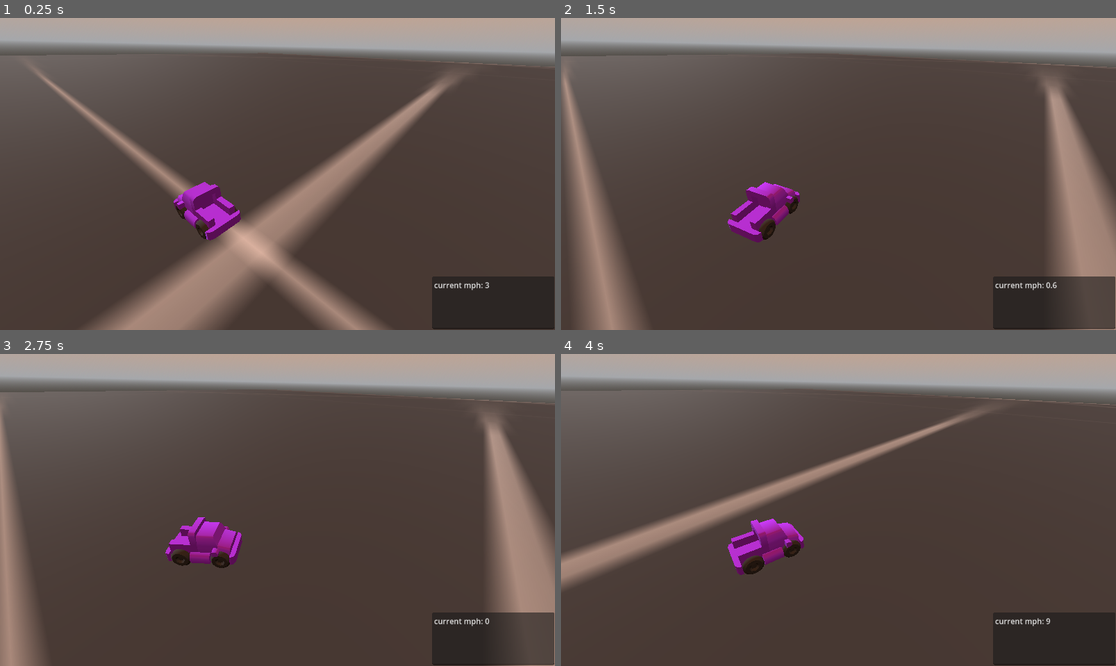
Above: before the commit, frames 1-4 (two rows, left to right).
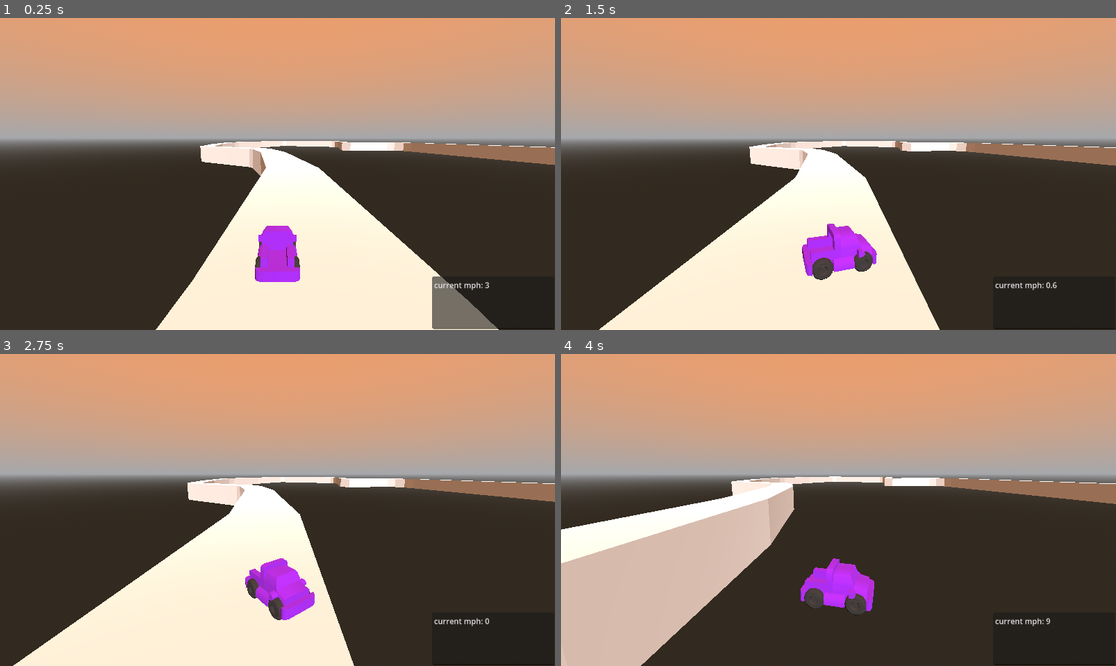
Above: after the commit, the same moments.

Repository: Dgarc359/driving-demo-01
Game: Godot game, scene res://scenes/main.tscn
The game is run twice, just before and just after one commit, with the same random seed, the same clock (stepped at 60 frames per second) and the same inputs.
Inputs:
- Up to frame 1 (0.25 s): no input
- Up to frame 2 (1.5 s): tap Enter (ui_accept) at 0.5, 0.77 s; hold Right (ui_right) 0.53-1.28 s; hold Down (ui_down) from 1.28 s (still down)
- Up to frame 3 (2.75 s): tap Enter (ui_accept) at 1.52 s; release Down (ui_down) at 2.03 s; hold Right (ui_right) from 2.03 s (still down)
- Up to frame 4 (4 s): release Right (ui_right) at 2.78 s; hold Up (ui_up) 2.78-3.53 s; tap Enter (ui_accept) at 3.02, 3.77 s; hold Left (ui_left) from 3.53 s (still down)

The runs differ from the first frame. In frame 1, 75% of the frame differs, in the area x 0-100%, y 0-100%; in frame 2, 78%; in frame 3, 77%; in frame 4, 61%.

Commit message:
add new levels, fix driving feel, add to gitignore

Diff:
--- a/project.godot
+++ b/project.godot
@@ -14,3 +14,7 @@
 run/main_scene="res://scenes/main.tscn"
 config/features=PackedStringArray("4.3", "Forward Plus")
 config/icon="res://icon.svg"
+
+[debug]
+
+shapes/paths/geometry_width=100.0
--- a/scenes/car-controller.tscn
+++ b/scenes/car-controller.tscn
@@ -22,7 +22,7 @@
 shape = SubResource("CapsuleShape3D_thmew")
 
 [node name="Camera3D" type="Camera3D" parent="."]
-transform = Transform3D(0.756105, -0.360322, 0.546328, 0.0190465, 0.84655, 0.531969, -0.654173, -0.391818, 0.646943, 2.03827, 2.02924, 0.953221)
+transform = Transform3D(-2.85839e-08, -0.173648, 0.984808, -2.58756e-09, 0.984808, 0.173648, -1, 2.41529e-09, -2.8599e-08, 2.39152, 1.6114, -3.32639e-08)
 
 [node name="vehicle-suv3" parent="." instance=ExtResource("2_7c08d")]
 
--- a/scenes/level_one.tscn
+++ b/scenes/level_one.tscn
@@ -1,15 +1,7 @@
-[gd_scene load_steps=9 format=3 uid="uid://cyin8sti7epx7"]
+[gd_scene load_steps=6 format=3 uid="uid://cyin8sti7epx7"]
 
 [ext_resource type="PackedScene" uid="uid://bcthqpogl584w" path="res://scenes/car-controller.tscn" id="1_co805"]
-[ext_resource type="Texture2D" uid="uid://cyfn7blaxqq2e" path="res://assets/texture/texture_04.png" id="2_cs8oi"]
-
-[sub_resource type="BoxShape3D" id="BoxShape3D_7ma7d"]
-size = Vector3(15.2419, 0.378326, 16.088)
-
-[sub_resource type="BoxMesh" id="BoxMesh_3ikmi"]
-
-[sub_resource type="StandardMaterial3D" id="StandardMaterial3D_3m3qu"]
-albedo_texture = ExtResource("2_cs8oi")
+[ext_resource type="PackedScene" uid="uid://cn2mfrey10boj" path="res://scenes/race_track_02.tscn" id="2_4bni2"]
 
 [sub_resource type="ProceduralSkyMaterial" id="ProceduralSkyMaterial_5b20i"]
 sky_top_color = Color(0.943029, 0.614926, 0.40657, 1)
@@ -23,23 +15,13 @@
 
 [node name="LevelOne" type="Node3D"]
 
-[node name="Car-controller" parent="." instance=ExtResource("1_co805")]
-transform = Transform3D(1, 0, 0, 0, 1, 0, 0, 0, 1, 0, 0.187388, 0)
-
-[node name="StaticBody3D" type="StaticBody3D" parent="."]
-transform = Transform3D(7.4, 0, 0, 0, 1, 0, 0, 0, 7.4, 0, 0, 0)
-
-[node name="CollisionShape3D" type="CollisionShape3D" parent="StaticBody3D"]
-transform = Transform3D(1, 0, 0, 0, 1, 0, 0, 0, 1, -0.0452881, -0.00379944, 0.00836182)
-shape = SubResource("BoxShape3D_7ma7d")
-
-[node name="MeshInstance3D" type="MeshInstance3D" parent="StaticBody3D"]
-transform = Transform3D(15.0838, 0, 0, 0, 0.340329, 0, 0, 0, 15.9793, 0, 0, 0)
-mesh = SubResource("BoxMesh_3ikmi")
-surface_material_override/0 = SubResource("StandardMaterial3D_3m3qu")
-
 [node name="WorldEnvironment" type="WorldEnvironment" parent="."]
 environment = SubResource("Environment_od62a")
 
 [node name="DirectionalLight3D" type="DirectionalLight3D" parent="."]
 transform = Transform3D(0.00565973, 0.494139, -0.869365, -0.00321687, 0.869383, 0.494129, 0.999979, 0, 0.00651005, -8.17003, 6.31406, 0)
+
+[node name="Car-controller" parent="." instance=ExtResource("1_co805")]
+transform = Transform3D(-0.981141, 0, 0.193292, 0, 1, 0, -0.193292, 0, -0.981141, 1.14385, 1.05325, 0.149162)
+
+[node name="race-track-02" parent="." instance=ExtResource("2_4bni2")]
--- /dev/null
+++ b/scenes/parking_lot.tscn
@@ -0,0 +1,12 @@
+[gd_scene load_steps=4 format=3 uid="uid://dbohbht45vr6r"]
+
+[ext_resource type="PackedScene" uid="uid://cwyd5utcqbeyp" path="res://assets/3d-assets/parking-lot.glb" id="1_kupce"]
+[ext_resource type="Texture2D" uid="uid://cyfn7blaxqq2e" path="res://assets/texture/texture_04.png" id="2_llr5c"]
+
+[sub_resource type="StandardMaterial3D" id="StandardMaterial3D_3253l"]
+albedo_texture = ExtResource("2_llr5c")
+
+[node name="parking-lot" instance=ExtResource("1_kupce")]
+
+[node name="Cube" parent="." index="0"]
+material_override = SubResource("StandardMaterial3D_3253l")
--- /dev/null
+++ b/scenes/race_track.tscn
@@ -0,0 +1,5 @@
+[gd_scene load_steps=2 format=3 uid="uid://j4m62lwbne0p"]
+
+[ext_resource type="PackedScene" uid="uid://bbf10khxube03" path="res://assets/3d-assets/race-track.glb" id="1_qr6kh"]
+
+[node name="race-track" instance=ExtResource("1_qr6kh")]
--- /dev/null
+++ b/scenes/race_track_02.tscn
@@ -0,0 +1,5 @@
+[gd_scene load_steps=2 format=3 uid="uid://cn2mfrey10boj"]
+
+[ext_resource type="PackedScene" uid="uid://1sgsclam6koo" path="res://assets/3d-assets/race-track-02.glb" id="1_bjauo"]
+
+[node name="race-track-02" instance=ExtResource("1_bjauo")]
--- /dev/null
+++ b/scenes/rigid_car.tscn
@@ -0,0 +1,20 @@
+[gd_scene load_steps=4 format=3 uid="uid://b8ojl8ywwa5q3"]
+
+[ext_resource type="Script" path="res://scripts/rigid_car.gd" id="1_33xpx"]
+[ext_resource type="PackedScene" uid="uid://daeyrjy1b08ql" path="res://assets/3d-assets/vehicle-godot-suv.glb" id="2_s2g5y"]
+
+[sub_resource type="CapsuleShape3D" id="CapsuleShape3D_53pbp"]
+radius = 0.276137
+height = 1.05161
+
+[node name="RigidCar" type="RigidBody3D"]
+script = ExtResource("1_33xpx")
+
+[node name="CollisionShape3D" type="CollisionShape3D" parent="."]
+transform = Transform3D(1, 0, 0, 0, -4.37114e-08, 1, 0, -1, -4.37114e-08, 0, 0.272558, 0)
+shape = SubResource("CapsuleShape3D_53pbp")
+
+[node name="Camera3D" type="Camera3D" parent="."]
+transform = Transform3D(1, 0, 0, 0, 0.9319, 0.362715, 0, -0.362715, 0.9319, -0.00449359, 1.57482, 1.53294)
+
+[node name="vehicle-godot-suv" parent="." instance=ExtResource("2_s2g5y")]
--- /dev/null
+++ b/scenes/vehicle_godot_suv.tscn
@@ -0,0 +1,5 @@
+[gd_scene load_steps=2 format=3 uid="uid://dikke5wkfw0d8"]
+
+[ext_resource type="PackedScene" uid="uid://daeyrjy1b08ql" path="res://assets/3d-assets/vehicle-godot-suv.glb" id="1_fwjuf"]
+
+[node name="vehicle-godot-suv" instance=ExtResource("1_fwjuf")]
--- a/scripts/car_controller.gd
+++ b/scripts/car_controller.gd
@@ -36,7 +36,7 @@
 
 func rotate_model_to_direction(delta, dir: Vector3):
 	#var rotation_to_do = lerp(0.0, - dir.x, s.sample(delta))
-	var rotation_to_do = move_toward(0.0, - dir.x, 0.1 * s.sample(delta))
+	var rotation_to_do = move_toward(0.0, dir.x, 0.1 * s.sample(delta))
 
 	VEHICLE_MODEL.rotate_y(rotation_to_do)
 	forward_ray.rotate_object_local(Vector3.FORWARD, rotation_to_do)
@@ -57,7 +57,7 @@
 		velocity.y = JUMP_VELOCITY
 
 	var input_dir := Input.get_vector("ui_left", "ui_right", "ui_up", "ui_down")
-	var direction := (transform.basis * Vector3(input_dir.x, 0, input_dir.y)).normalized()
+	var direction := (transform.basis * Vector3(input_dir.x, 0, 0)).normalized()
 
 	if Input.is_action_pressed("ui_up"):
 		CURRENT_MPH = move_toward(CURRENT_MPH, CURRENT_MPH + 1, ACCELERATION)
@@ -72,7 +72,7 @@
 		# https://docs.godotengine.org/en/latest/tutorials/3d/using_transforms.html
 		# NO, the flipped X / Z are not incorrect
 		# SWITCHING these or changing this without understanding the consequences... is DIRE
-		velocity.z = move_toward(velocity.z, - ray_x_basis.x * CURRENT_MPH, TRACTION)
-		velocity.x = ray_x_basis.z * CURRENT_MPH
+		velocity.z = move_toward(velocity.z, ray_x_basis.x * CURRENT_MPH, TRACTION)
+		velocity.x = - ray_x_basis.z * CURRENT_MPH
 
 	move_and_slide()
--- /dev/null
+++ b/scripts/rigid_car.gd
@@ -0,0 +1,16 @@
+extends RigidBody3D
+
+#@export var engine_force = 100.0
+#@export var steering_torque = 50.0
+
+func _physics_process(delta):
+	# Apply engine force in the forward direction
+	#if Input.is_action_pressed("ui_up"):
+		#apply_central_force(-transform.basis.z * engine_force)
+	#
+	## Apply steering torque
+	#if Input.is_action_pressed("ui_left"):
+		#apply_torque(Vector3(0, steering_torque, 0))
+
+
+	pass
Binary file added: assets/3d-assets/extruded-square.glb
Not shown, added: assets/3d-assets/extruded-square.glb.import
Binary file added: assets/3d-assets/parking-lot.glb
Not shown, added: assets/3d-assets/parking-lot.glb.import
Binary file added: assets/3d-assets/race-track-02.glb
Not shown, added: assets/3d-assets/race-track-02.glb.import
Binary file added: assets/3d-assets/vehicle-godot-suv.glb
Not shown, added: assets/3d-assets/vehicle-godot-suv.glb.import
Binary file added: assets/3d-assets/vehicle-godot-suv_colormap.png
Not shown, added: assets/3d-assets/vehicle-godot-suv_colormap.png.import
Not shown, changed: .gitignore
Not shown, added: scenes/levBFE9.tmp
